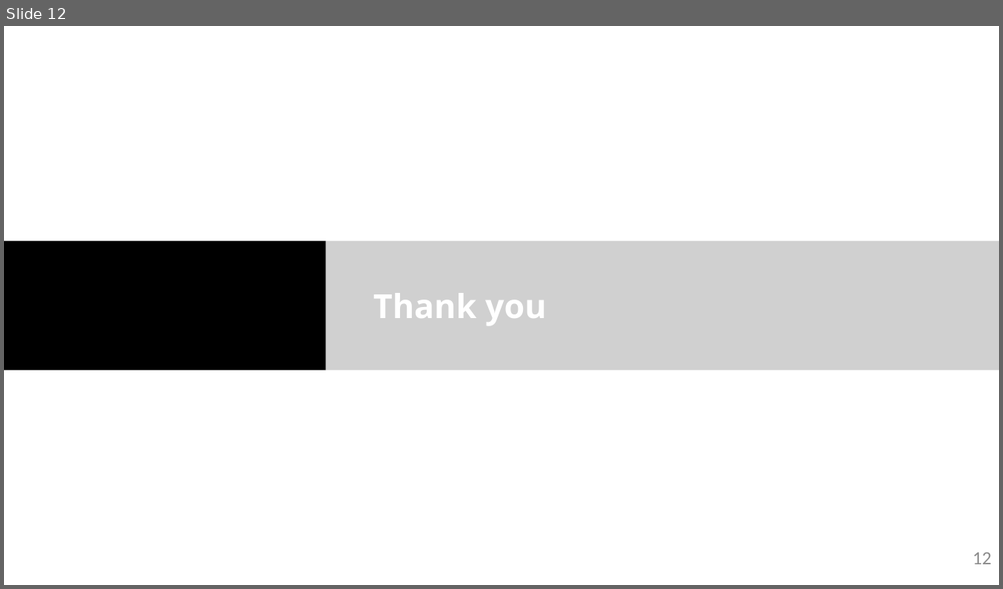
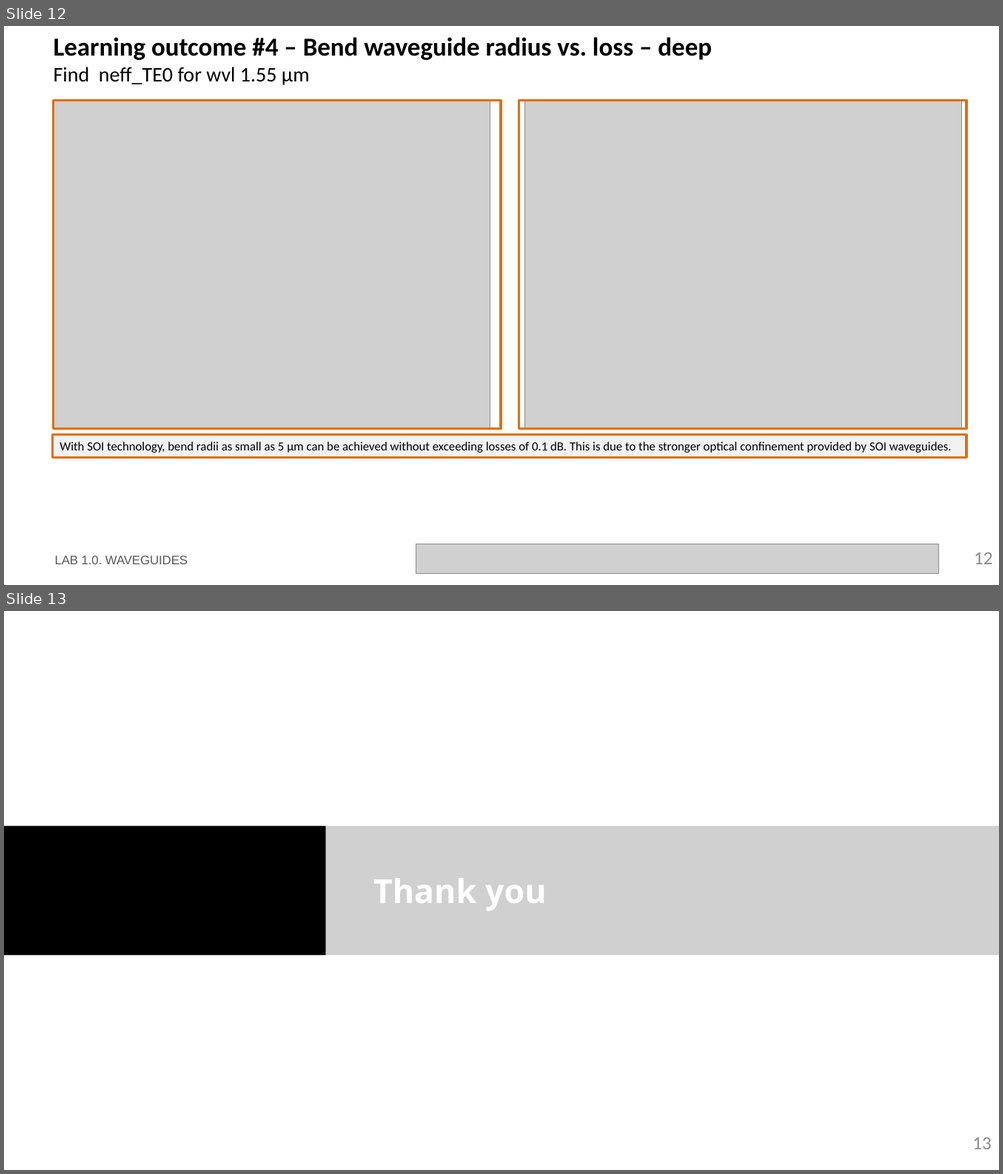
Before and after one commit to niospinamev2/pic-upv-lab1, a slide deck: LabBook_10.pptx. Shown one above the other, each under a label of ours: slide 12 before the commit, slides 12 and 13 after it. The pictures are 1003x589 and 1003x1174 pixels, drawn with LibreOffice and Linux fonts; fonts in the diff are those of the drawing; grey boxes stand for pictures; background and template pictures are left out. Boxes give left, top, right and bottom in pixels: in the first picture for what was removed or moved away, otherwise in the second. Text is boxed around its words. In the diff, an @@ line names an element or a change of style, - is before the commit and + after.

```diff
--- a/LabBook_10.pptx
+++ b/LabBook_10.pptx
@@ slide 12 added at <box>4,26,999,585</box>, background #FFFFFF @@
@@ title added at <box>54,37,711,85</box>, 25 pt, text #000000, bold @@
+Learning outcome #4 – Bend waveguide radius vs. loss – deep
+Find neff_TE0 for wvl 1.55 µm
@@ rectangle added at <box>54,101,501,429</box>, outline #E0700D 2.25 pt @@
@@ picture added at <box>54,101,490,429</box> @@
@@ rectangle added at <box>519,101,967,429</box>, outline #E0700D 2.25 pt @@
@@ picture added at <box>525,101,962,429</box> @@
@@ rectangle added at <box>53,436,967,458</box>, fill #F2F2F2, outline #E0700D 2.25 pt, 12 pt, text #000000 @@
+With SOI technology, bend radii as small as 5 μm can be achieved without exceeding losses of 0.1 dB. This is due to the stronger optical confinement provided by SOI waveguides.
@@ text added at <box>55,556,188,565</box>, 12 pt, text #585858 @@
+LAB 1.0. WAVEGUIDES
@@ picture added at <box>416,545,939,574</box> @@
@@ page number added at <box>973,553,993,565</box>, 18 pt, text #8C8C8C @@
+12
@@ what was slide 12 is now slide 13 @@
@@ page number at <box>972,1138,991,1150</box>: text changed @@
-12
+13
```
Also in this commit, not shown: 1 slide changed, 3 other files.
